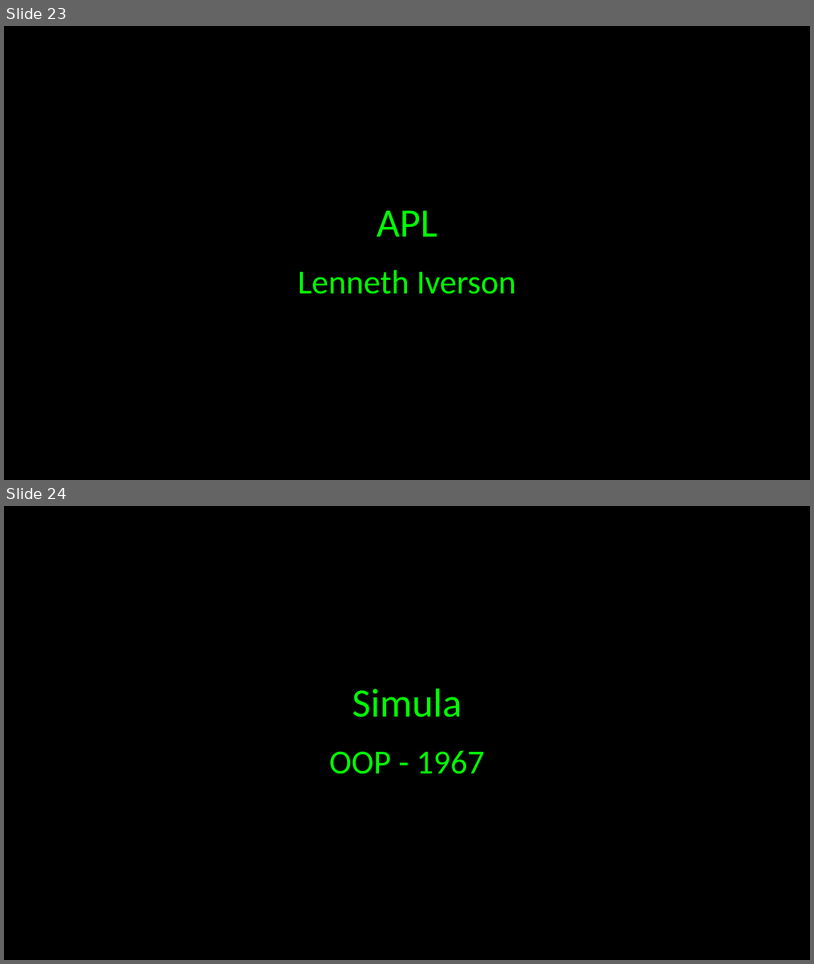
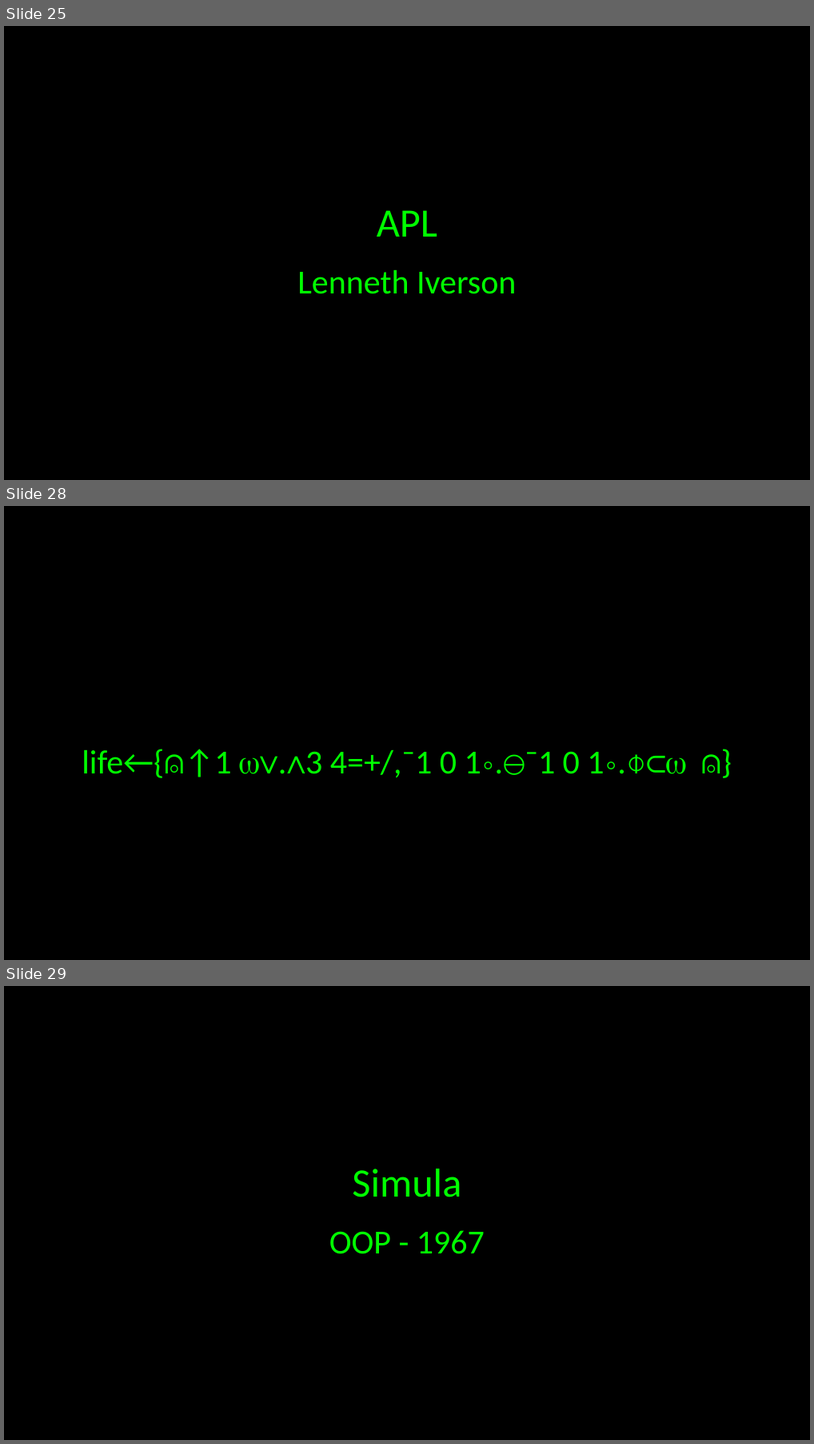
Before and after one commit to JustCodeandChill/Objective-C-presentation, a slide deck: OBJECTIVE-C.pptx. Shown one above the other, each under a label of ours: slides 23 and 24 before the commit, slides 25, 28 and 29 after it; the slides between them are not shown. The pictures are 814x964 and 814x1444 pixels, drawn with LibreOffice and Linux fonts; fonts in the diff are those of the drawing. Boxes give left, top, right and bottom in pixels: in the first picture for what was removed or moved away, otherwise in the second. Text is boxed around its words. In the diff, an @@ line names an element or a change of style, - is before the commit and + after.

```diff
--- a/OBJECTIVE-C.pptx
+++ b/OBJECTIVE-C.pptx
@@ slide 28 added at box(4, 506, 810, 960), background #000000 @@
@@ text added at box(82, 748, 604, 778), 40 pt, text #00FF00 @@
+life←{⍝↑1 ⍵∨.∧3 4=+/,¯1 0 1∘.⊖¯1 0 1∘.⌽⊂⍵ ⍝}
@@ what was slide 23 is now slide 25 @@
@@ what was slide 24 is now slide 29 @@
```
Also in this commit, not shown: 4 slides changed, 15 other slides added.
